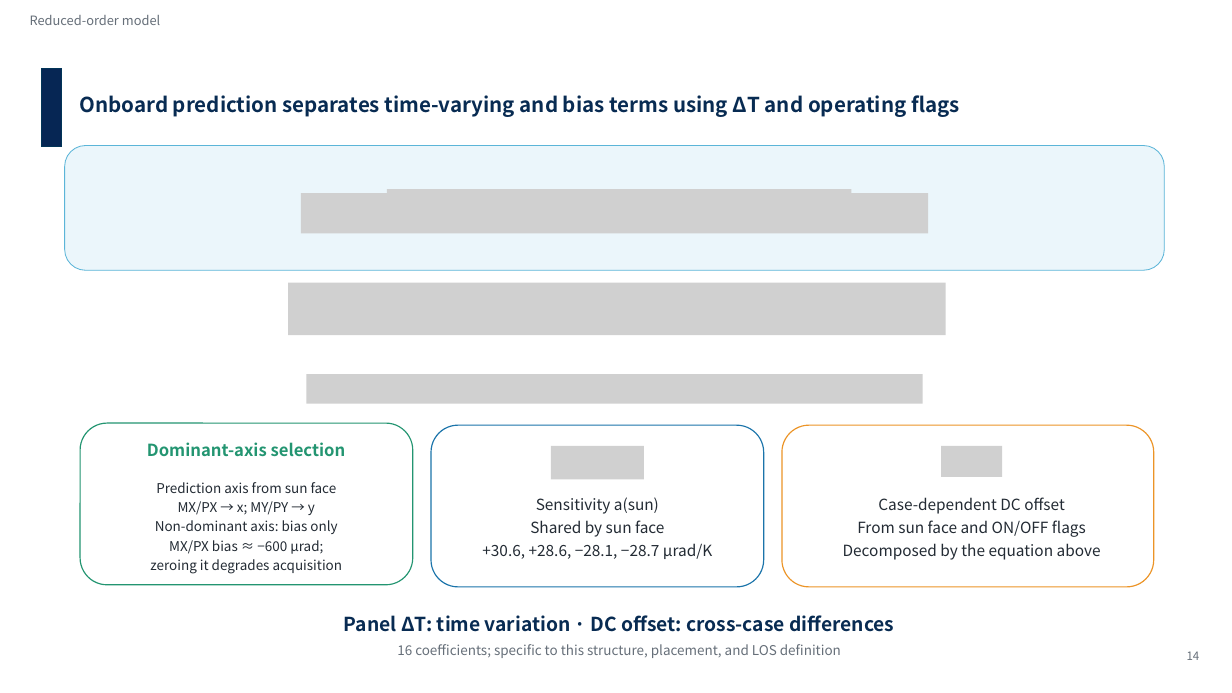
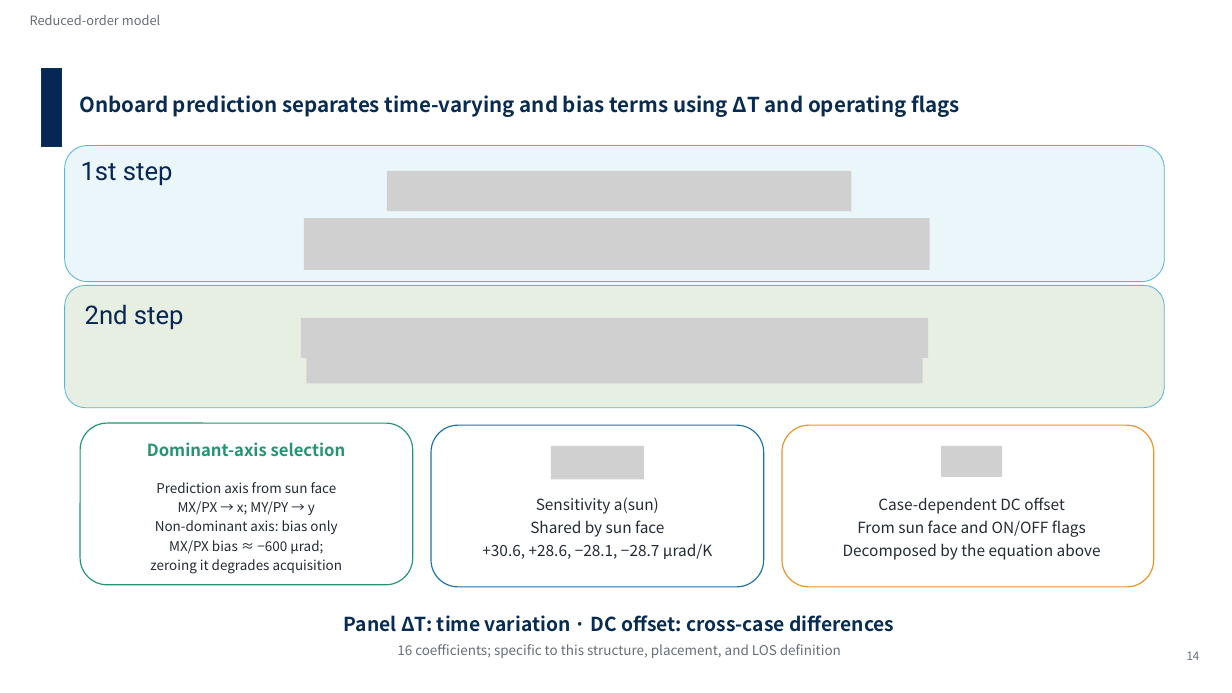
Before and after one commit to Hideki-1029/thermal-deformation-optcomm, a slide deck: slide 16 of papers/ICSO/slides/en_ICSO2026_slides_takamoto.pptx. Drawn at 1232x693 pixels with LibreOffice and Linux fonts; fonts in the diff are those of the drawing; grey boxes stand for pictures; background and template pictures are left out. Boxes give left, top, right and bottom in pixels: in the first picture for what was removed or moved away, otherwise in the second. Text is boxed around its words. In the diff, an @@ line names an element or a change of style, - is before the commit and + after.

```diff
--- a/papers/ICSO/slides/en_ICSO2026_slides_takamoto.pptx
+++ b/papers/ICSO/slides/en_ICSO2026_slides_takamoto.pptx
@@ rounded rectangle resized from (x1=65, y1=146, x2=1165, y2=270) to (x1=65, y1=146, x2=1165, y2=282) @@
@@ text added at (x1=81, y1=161, x2=173, y2=186), 40 pt, text #062654 @@
+1st step
@@ picture moved from (x1=387, y1=189, x2=852, y2=229) to (x1=387, y1=171, x2=852, y2=211) @@
@@ picture removed at (x1=301, y1=193, x2=928, y2=233) @@
@@ picture added at (x1=304, y1=218, x2=930, y2=270) @@
@@ rounded rectangle added at (x1=65, y1=286, x2=1165, y2=408), fill #E7EEE2, outline #5BB5D8 1.3 pt @@
@@ picture removed at (x1=288, y1=283, x2=945, y2=335) @@
@@ text added at (x1=85, y1=304, x2=184, y2=330), 40 pt, text #062654 @@
+2nd step
@@ picture added at (x1=301, y1=318, x2=928, y2=358) @@
@@ picture added at (x1=306, y1=354, x2=922, y2=384) @@
@@ picture removed at (x1=306, y1=374, x2=922, y2=404) @@
```
Also in this commit, not shown: 8 other slides changed, 2 other files.
